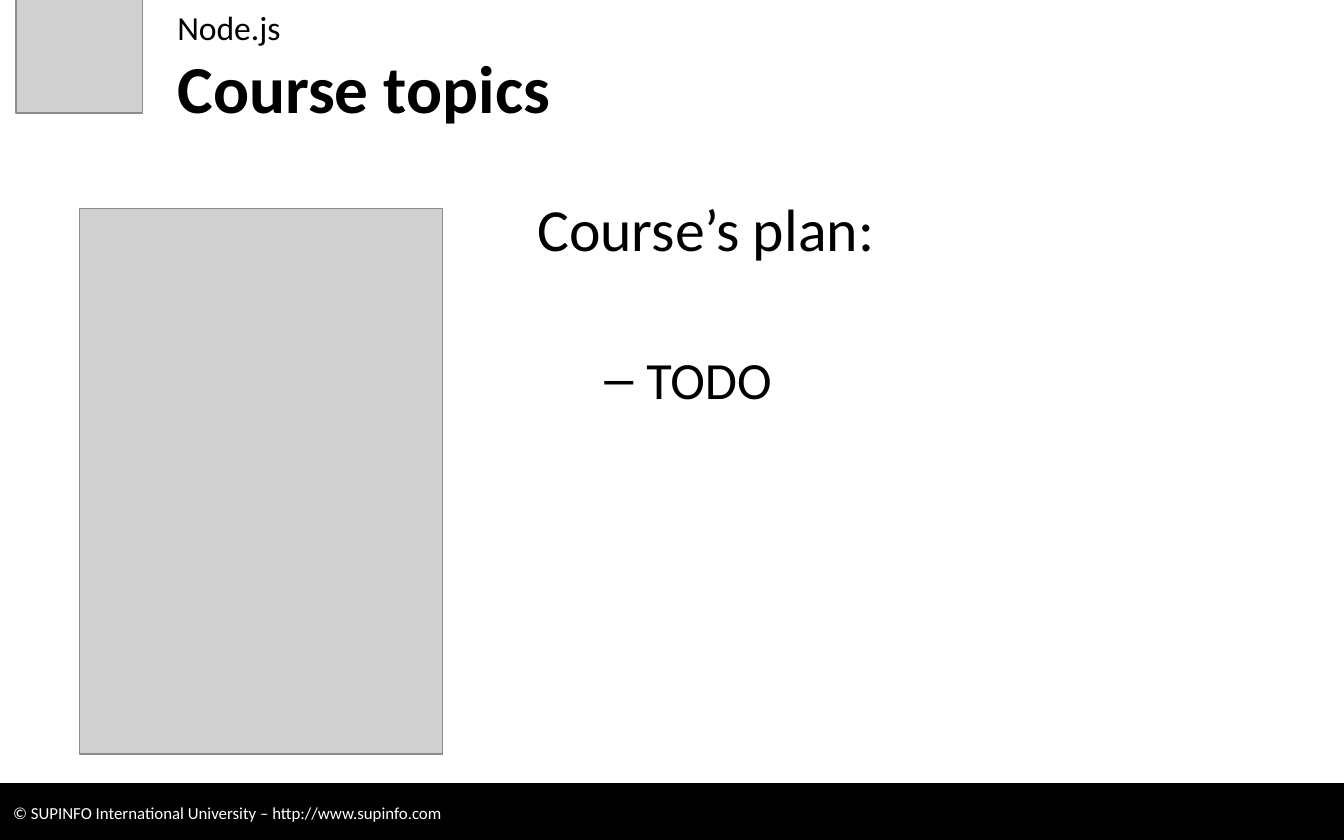
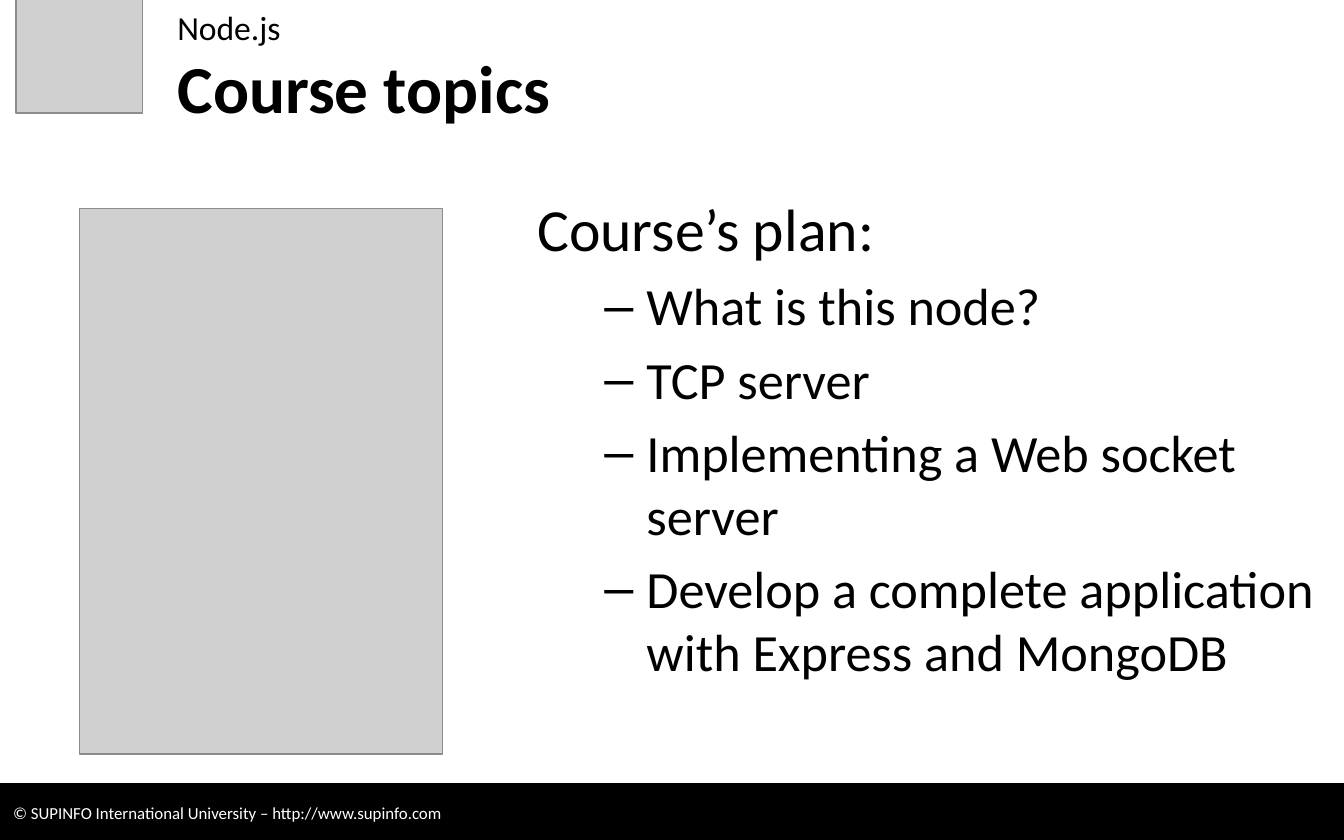
Before and after one commit to CodeCourses/3WEB, a slide deck: slide 3 of 1x - Nodejs [RC without Labs].pptx. Drawn at 1344x840 pixels with LibreOffice and Linux fonts; fonts in the diff are those of the drawing; grey boxes stand for pictures; background and template pictures are left out. Boxes give left, top, right and bottom in pixels: in the first picture for what was removed or moved away, otherwise in the second. Text is boxed around its words. In the diff, an @@ line names an element or a change of style, - is before the commit and + after.

```diff
--- a/1x - Nodejs [RC without Labs].pptx
+++ b/1x - Nodejs [RC without Labs].pptx
@@ text at <box>646,288,1313,680</box>: text changed @@
-  – TODO
+  – What is this node?
+  – TCP server
+  – Implementing a Web socket server
+  – Develop a complete application with Express and MongoDB
```
Also in this commit, not shown: 1 other slide changed, 4 other files.
